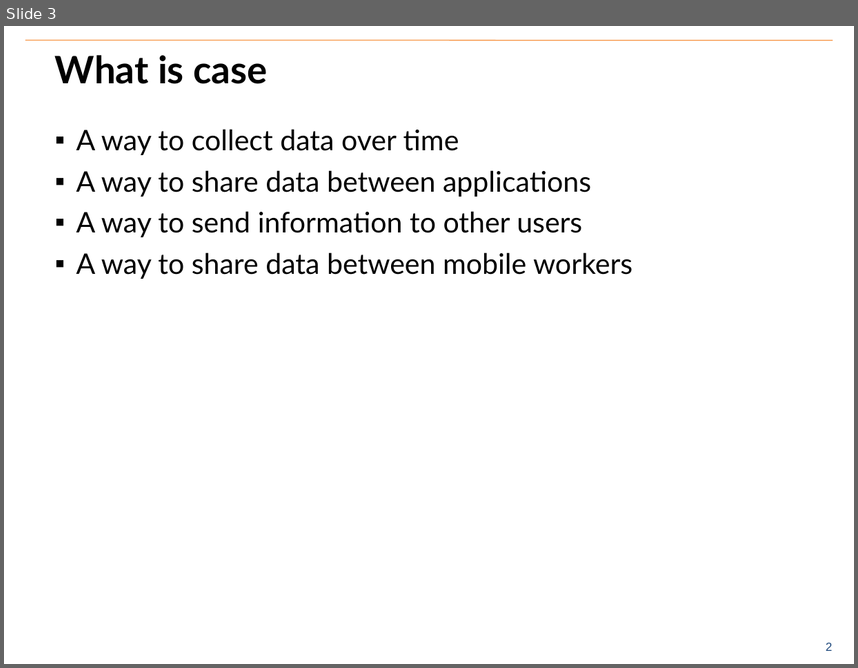
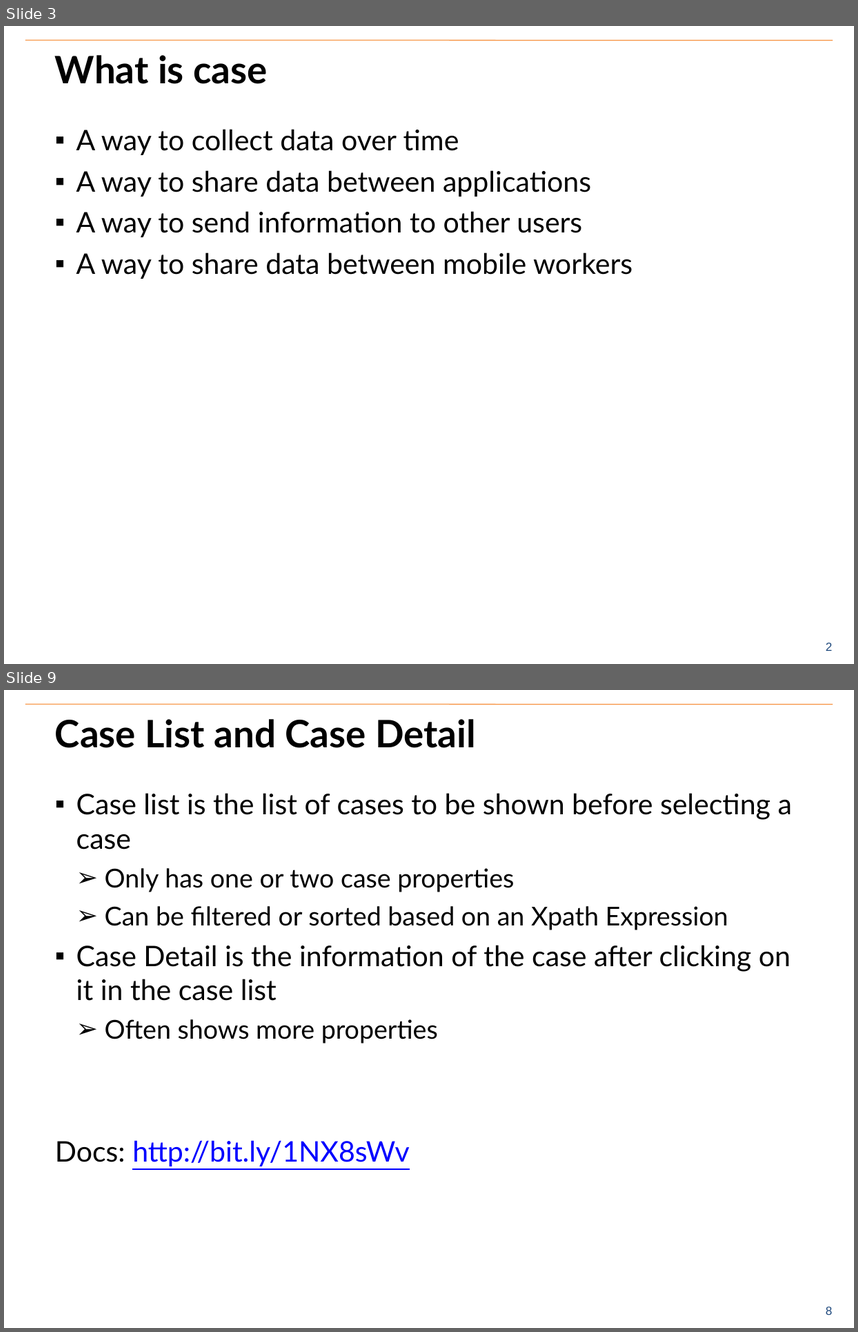
Before and after one commit to benrudolph/exi-training, a slide deck: CaseManagement/case_mgmt.pptx. Shown one above the other, each under a label of ours: slide 3 before the commit, slides 3 and 9 after it; the slides between them are not shown. The pictures are 858x668 and 858x1332 pixels, drawn with LibreOffice and Linux fonts; fonts in the diff are those of the drawing; background and template pictures are left out. Boxes give left, top, right and bottom in pixels: in the first picture for what was removed or moved away, otherwise in the second. Text is boxed around its words. In the diff, an @@ line names an element or a change of style, - is before the commit and + after.

```diff
--- a/CaseManagement/case_mgmt.pptx
+++ b/CaseManagement/case_mgmt.pptx
@@ slide 9 added at [4,690,854,1328], background #FFFFFF; not listed: 2 template elements that a slide beside it also shows @@
@@ title added at [55,719,476,748], 32 pt, text #000000, bold @@
+Case List and Case Detail
@@ text added at [55,793,792,1166], 24 pt, text #000000 @@
+▪ Case list is the list of cases to be shown before selecting a case
+  ➢ Only has one or two case properties
+  ➢ Can be filtered or sorted based on an Xpath Expression
+▪ Case Detail is the information of the case after clicking on it in the case list
+  ➢ Often shows more properties
+Docs: http://bit.ly/1NX8sWv
```
Also in this commit, not shown: 2 slides changed, 5 other slides added, 2 other files.
